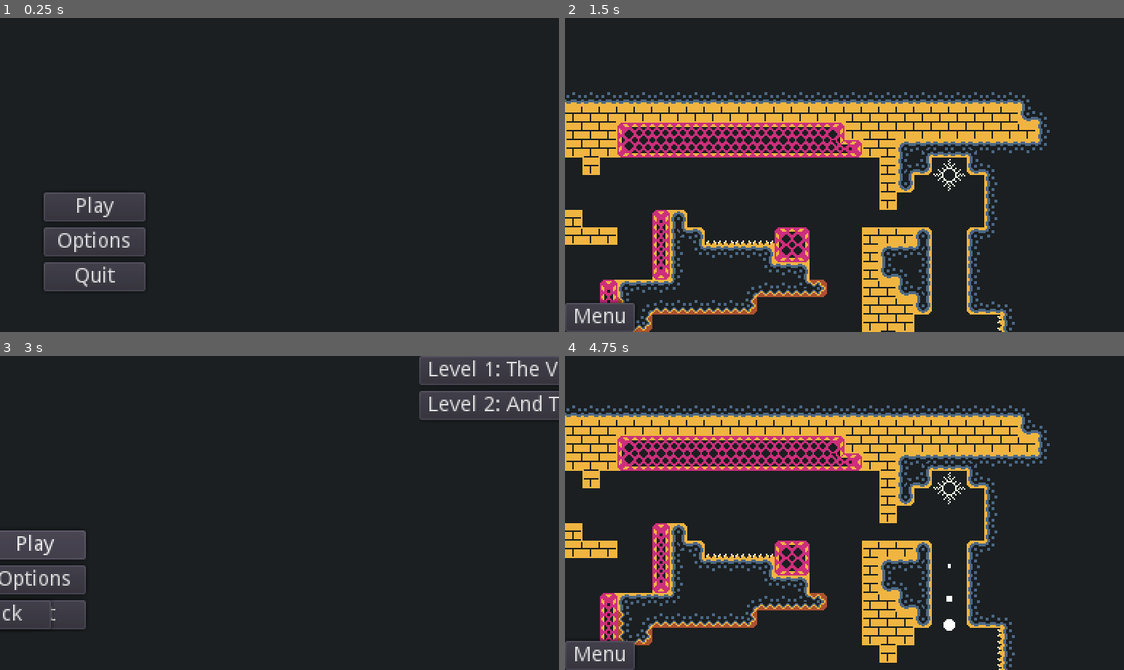
Above: before the commit, frames 1-4 (two rows, left to right).
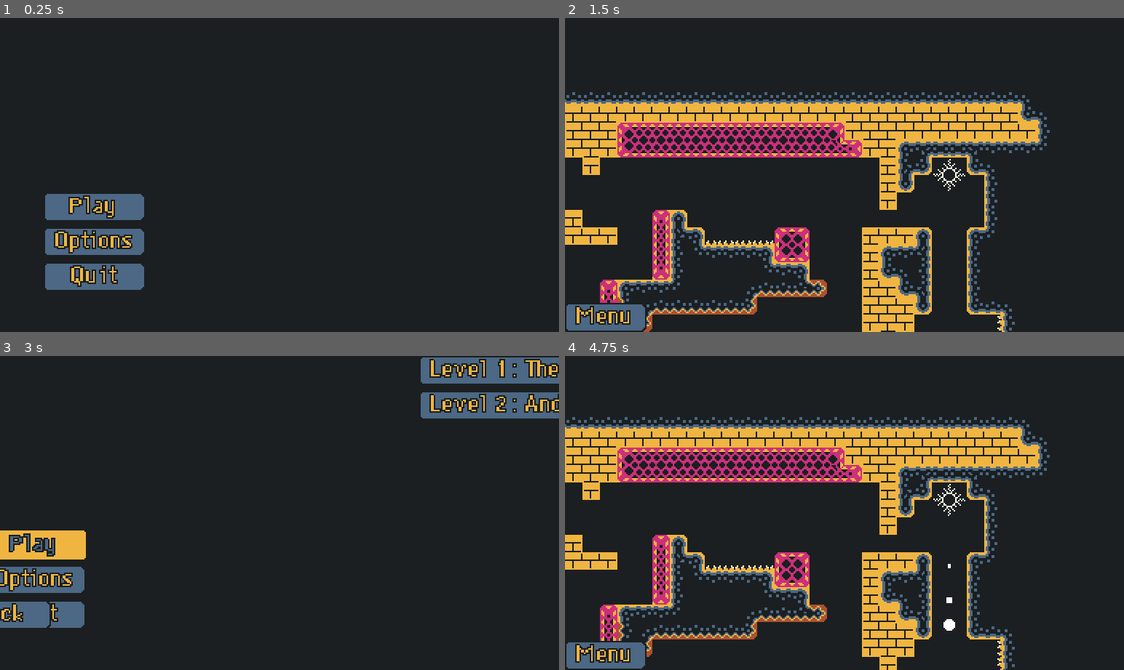
Above: after the commit, the same moments.

Repository: beneeno/dungeolf
Game: Godot game, scene res://Data/Scenes/UI/MainMenu.tscn
The game is run twice, just before and just after one commit, with the same random seed, the same clock (stepped at 60 frames per second) and the same inputs. The engine's default icon, where the game draws it, is replaced by a stand-in: a white triangle on a blue panel in a dark square.
Inputs (mouse positions are in pixels of both pictures, inside the frame that each line leads up to):
- Up to frame 1 (0.25 s): no input
- Up to frame 2 (1.5 s): click "Play" at 0.5 s; click "Level 1: The Very First Level" at 1.25 s
- Up to frame 3 (3 s): click "Menu" at 2 s; click "Play" at 2.75 s
- Up to frame 4 (4.75 s): click "Level 1: The Very First Level" at 3.5 s; drag from (950, 522) to (715, 578) at 4.27 s

The runs differ from the first frame. In frame 1, 5.0% of the frame differs, in the area x 7-27%, y 55-88%; in frame 2, 1.3%; in frame 3, 8.9%; in frame 4, 22%, in the area x 0-87%, y 15-100%.

Commit message:
ui theme

Diff:
--- /dev/null
+++ b/Data/Resources/dynamicfont.tres
@@ -0,0 +1,11 @@
+[gd_resource type="DynamicFont" load_steps=2 format=2]
+
+[sub_resource type="DynamicFontData" id=1]
+antialiased = false
+font_path = "res://Data/Resources/DePixelKlein.ttf"
+
+[resource]
+size = 14
+outline_size = 1
+outline_color = Color( 0.105882, 0.121569, 0.129412, 1 )
+font_data = SubResource( 1 )
--- /dev/null
+++ b/Data/Resources/game_theme.tres
@@ -0,0 +1,54 @@
+[gd_resource type="Theme" load_steps=5 format=2]
+
+[ext_resource path="res://Data/Resources/dynamicfont.tres" type="DynamicFont" id=1]
+
+[sub_resource type="StyleBoxFlat" id=1]
+content_margin_left = 8.0
+content_margin_right = 8.0
+content_margin_top = 1.0
+content_margin_bottom = 1.0
+bg_color = Color( 0.941176, 0.709804, 0.254902, 1 )
+corner_radius_top_left = 2
+corner_radius_top_right = 2
+corner_radius_bottom_right = 2
+corner_radius_bottom_left = 2
+anti_aliasing = false
+
+[sub_resource type="StyleBoxFlat" id=2]
+content_margin_left = 8.0
+content_margin_right = 8.0
+content_margin_top = 2.0
+content_margin_bottom = 2.0
+bg_color = Color( 0.298039, 0.407843, 0.521569, 1 )
+border_width_left = 1
+border_width_top = 1
+border_width_right = 1
+border_width_bottom = 1
+border_color = Color( 0.105882, 0.121569, 0.129412, 1 )
+corner_radius_top_left = 4
+corner_radius_top_right = 4
+corner_radius_bottom_right = 4
+corner_radius_bottom_left = 4
+anti_aliasing = false
+
+[sub_resource type="StyleBoxFlat" id=3]
+content_margin_left = 8.0
+content_margin_right = 8.0
+content_margin_top = 1.0
+content_margin_bottom = 1.0
+bg_color = Color( 1, 1, 1, 1 )
+corner_radius_top_left = 2
+corner_radius_top_right = 2
+corner_radius_bottom_right = 2
+corner_radius_bottom_left = 2
+anti_aliasing = false
+
+[resource]
+default_font = ExtResource( 1 )
+Button/colors/font_color = Color( 0.941176, 0.709804, 0.254902, 1 )
+Button/colors/font_color_focus = Color( 0.941176, 0.709804, 0.254902, 1 )
+Button/colors/font_color_hover = Color( 0.298039, 0.407843, 0.521569, 1 )
+Button/colors/font_color_pressed = Color( 0.298039, 0.407843, 0.521569, 1 )
+Button/styles/hover = SubResource( 1 )
+Button/styles/normal = SubResource( 2 )
+Button/styles/pressed = SubResource( 3 )
--- a/Data/Resources/tileset_main.tres
+++ b/Data/Resources/tileset_main.tres
@@ -78,62 +78,6 @@
 4/shape_one_way_margin = 0.0
 4/shapes = [  ]
 4/z_index = 0
-5/name = "goal_right"
-5/texture = ExtResource( 1 )
-5/tex_offset = Vector2( 0, 0 )
-5/modulate = Color( 1, 1, 1, 1 )
-5/region = Rect2( 180, 0, 24, 24 )
-5/tile_mode = 0
-5/occluder_offset = Vector2( 0, 0 )
-5/navigation_offset = Vector2( 0, 0 )
-5/shape_offset = Vector2( 0, 0 )
-5/shape_transform = Transform2D( 1, 0, 0, 1, 0, 0 )
-5/shape_one_way = false
-5/shape_one_way_margin = 0.0
-5/shapes = [  ]
-5/z_index = 0
-6/name = "goal_left"
-6/texture = ExtResource( 1 )
-6/tex_offset = Vector2( 0, 0 )
-6/modulate = Color( 1, 1, 1, 1 )
-6/region = Rect2( 156, 0, 24, 24 )
-6/tile_mode = 0
-6/occluder_offset = Vector2( 0, 0 )
-6/navigation_offset = Vector2( 0, 0 )
-6/shape_offset = Vector2( 0, 0 )
-6/shape_transform = Transform2D( 1, 0, 0, 1, 0, 0 )
-6/shape_one_way = false
-6/shape_one_way_margin = 0.0
-6/shapes = [  ]
-6/z_index = 0
-7/name = "goal_down"
-7/texture = ExtResource( 1 )
-7/tex_offset = Vector2( 0, 0 )
-7/modulate = Color( 1, 1, 1, 1 )
-7/region = Rect2( 180, 24, 24, 24 )
-7/tile_mode = 0
-7/occluder_offset = Vector2( 0, 0 )
-7/navigation_offset = Vector2( 0, 0 )
-7/shape_offset = Vector2( 0, 0 )
-7/shape_transform = Transform2D( 1, 0, 0, 1, 0, 0 )
-7/shape_one_way = false
-7/shape_one_way_margin = 0.0
-7/shapes = [  ]
-7/z_index = 0
-8/name = "goal_up"
-8/texture = ExtResource( 1 )
-8/tex_offset = Vector2( 0, 0 )
-8/modulate = Color( 1, 1, 1, 1 )
-8/region = Rect2( 156, 24, 24, 24 )
-8/tile_mode = 0
-8/occluder_offset = Vector2( 0, 0 )
-8/navigation_offset = Vector2( 0, 0 )
-8/shape_offset = Vector2( 0, 0 )
-8/shape_transform = Transform2D( 1, 0, 0, 1, 0, 0 )
-8/shape_one_way = false
-8/shape_one_way_margin = 0.0
-8/shapes = [  ]
-8/z_index = 0
 9/name = "start"
 9/texture = ExtResource( 1 )
 9/tex_offset = Vector2( 0, 0 )
--- a/Data/Scenes/Actors/TrajectoryGhost.tscn
+++ b/Data/Scenes/Actors/TrajectoryGhost.tscn
@@ -7,7 +7,7 @@
 radius = 4.0
 
 [node name="TrajectoryGhost" type="KinematicBody2D"]
-collision_mask = 2
+collision_mask = 6
 script = ExtResource( 1 )
 
 [node name="CollisionShape2D" type="CollisionShape2D" parent="."]
--- a/Data/Scenes/Levels/Level.tscn
+++ b/Data/Scenes/Levels/Level.tscn
@@ -1,8 +1,9 @@
-[gd_scene load_steps=4 format=2]
+[gd_scene load_steps=5 format=2]
 
 [ext_resource path="res://Data/Scenes/Actors/TileMapMain.tscn" type="PackedScene" id=1]
 [ext_resource path="res://icon.png" type="Texture" id=2]
 [ext_resource path="res://Data/Scripts/Level.gd" type="Script" id=3]
+[ext_resource path="res://Data/Resources/game_theme.tres" type="Theme" id=4]
 
 [node name="Level" type="Node2D"]
 script = ExtResource( 3 )
@@ -20,6 +21,7 @@
 margin_top = -20.0
 margin_right = 39.0
 focus_mode = 0
+theme = ExtResource( 4 )
 text = "Menu"
 
 [node name="RetryButton" type="Button" parent="CanvasLayer"]
@@ -32,6 +34,7 @@
 margin_top = -10.0
 margin_right = 24.0
 margin_bottom = 10.0
+theme = ExtResource( 4 )
 text = "Retry"
 
 [node name="Camera2D" type="Camera2D" parent="."]
--- a/Data/Scenes/Levels/Level2.tscn
+++ b/Data/Scenes/Levels/Level2.tscn
@@ -5,4 +5,4 @@
 [node name="Level" instance=ExtResource( 1 )]
 
 [node name="TileMapMain" parent="." index="0"]
-tile_data = PoolIntArray( 0, 2, 0, 1, 2, 0, 2, 2, 0, 3, 2, 0 …(3923 unchanged characters)… 658, 1, 1, 1179659, 1, 131079, 1179660, 11, 65536, 1179661, 2, 0, 1179662, 2, 0, 1 …(2227 unchanged characters)…
+tile_data = PoolIntArray( 0, 2, 0, 1, 2, 0, 2, 2, 0, 3, 2, 0 …(3923 unchanged characters)… 658, 1, 1, 1179659, 1, 131079, 1179660, 0, 65536, 1179661, 2, 0, 1179662, 2, 0, 1 …(2227 unchanged characters)…
--- a/Data/Scenes/UI/MainMenu.tscn
+++ b/Data/Scenes/UI/MainMenu.tscn
@@ -1,7 +1,8 @@
-[gd_scene load_steps=6 format=2]
+[gd_scene load_steps=7 format=2]
 
 [ext_resource path="res://Data/Scripts/MainMenu.gd" type="Script" id=1]
 [ext_resource path="res://addons/SmoothScroll/SmoothScrollContainer.gd" type="Script" id=2]
+[ext_resource path="res://Data/Resources/game_theme.tres" type="Theme" id=3]
 
 [sub_resource type="Animation" id=4]
 resource_name = "Levels_Close"
@@ -117,6 +118,7 @@
 [node name="MainMenu" type="Control"]
 anchor_right = 1.0
 anchor_bottom = 1.0
+theme = ExtResource( 3 )
 script = ExtResource( 1 )
 
 [node name="AnimationPlayer" type="AnimationPlayer" parent="."]
--- a/Data/Scripts/Ball.gd
+++ b/Data/Scripts/Ball.gd
@@ -21,7 +21,7 @@
 		get_parent().switch_camera(self)
 
 func _process(_delta):
-	_draw_particles()
+	_speed_particles()
 
 func _physics_process(delta):
 	if is_dead == false:
@@ -108,7 +108,7 @@
 
 
 ### DRAWING FUNCTIONS
-func _draw_particles():
+func _speed_particles():
 	var speed = abs(velocity.x) + abs(velocity.y)
 	if speed > 200:
 		Trail.emitting = true
--- a/Data/Scripts/Level.gd
+++ b/Data/Scripts/Level.gd
@@ -1,5 +1,6 @@
 extends Node2D
 
+export(int) var Par
 export var CamPath : NodePath
 export var CamTargetPath : NodePath
 
--- a/Data/Scripts/Start.gd
+++ b/Data/Scripts/Start.gd
@@ -8,8 +8,16 @@
 		get_node("../CamTarget").global_position = global_position
 		get_parent().switch_camera(self)
 
+func _physics_process(_delta):
+	if has_node("../Ball"):
+		var ball = get_node("../Ball")
+		if ball.position.round() == position.round():
+			ball.z_index = 0
+
 func _on_Timer_timeout():
 	if get_parent().name == "Level":
 		var b = Ball.instance()
-		b.position = position
+		b.position.x = position.x
+		b.position.y  = position.y - 8
+		b.z_index = -1
 		get_parent().call_deferred("add_child", b)
--- a/project.godot
+++ b/project.godot
@@ -12,6 +12,7 @@
 
 config/name="dungeolf"
 run/main_scene="res://Data/Scenes/UI/MainMenu.tscn"
+boot_splash/use_filter=false
 config/icon="res://icon.png"
 
 [autoload]
@@ -87,3 +88,4 @@
 vram_compression/import_etc2=false
 environment/default_clear_color=Color( 0.105882, 0.121569, 0.129412, 1 )
 environment/default_environment="res://default_env.tres"
+quality/dynamic_fonts/use_oversampling=false
Binary file changed: Assets/tileset_main.png
Binary file added: Data/Resources/DePixelKlein.ttf
Not shown: 2 places in Data/Scenes/Actors/TileMapMain.tscn that only renumber resources
